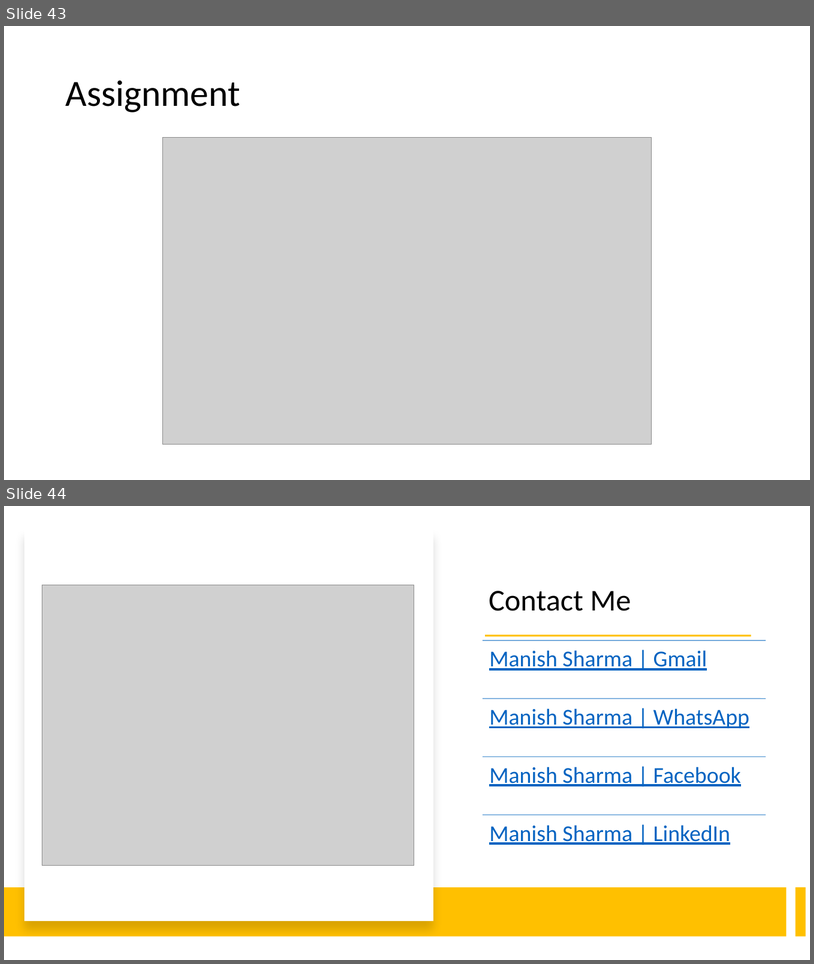
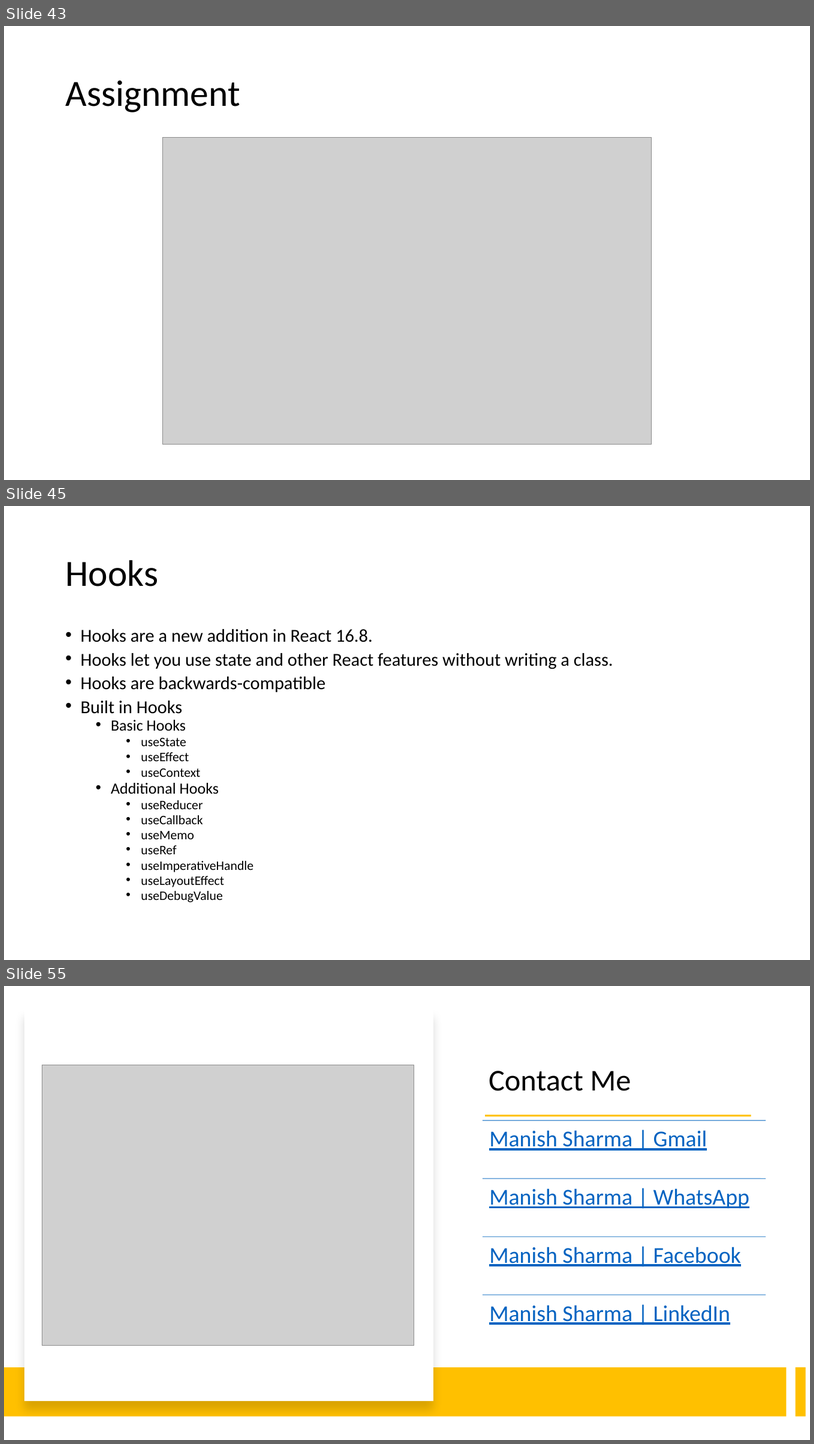
Before and after one commit to manishvbn/ReactJS_WE_Jun22, a slide deck: Notes/React.pptx. Shown one above the other, each under a label of ours: slides 43 and 44 before the commit, slides 43, 45 and 55 after it; the slides between them are not shown. The pictures are 814x964 and 814x1444 pixels, drawn with LibreOffice and Linux fonts; fonts in the diff are those of the drawing; grey boxes stand for pictures. Boxes give left, top, right and bottom in pixels: in the first picture for what was removed or moved away, otherwise in the second. Text is boxed around its words. In the diff, an @@ line names an element or a change of style, - is before the commit and + after.

```diff
--- a/Notes/React.pptx
+++ b/Notes/React.pptx
@@ slide 45 added at (4, 506, 810, 960), background #FFFFFF @@
@@ title added at (65, 560, 158, 586), 44 pt, text #000000 @@
+Hooks
@@ text added at (81, 629, 614, 902), 21.7 pt, text #000000 @@
+• Hooks are a new addition in React 16.8.
+• Hooks let you use state and other React features without writing a class.
+• Hooks are backwards-compatible
+• Built in Hooks
+  • Basic Hooks
+    • useState
+    • useEffect
+    • useContext
+  • Additional Hooks
+    • useReducer
+    • useCallback
+    • useMemo
+    • useRef
+    • useImperativeHandle
+    • useLayoutEffect
+    • useDebugValue
@@ what was slide 44 is now slide 55 @@
```
Also in this commit, not shown: 10 other slides added.
